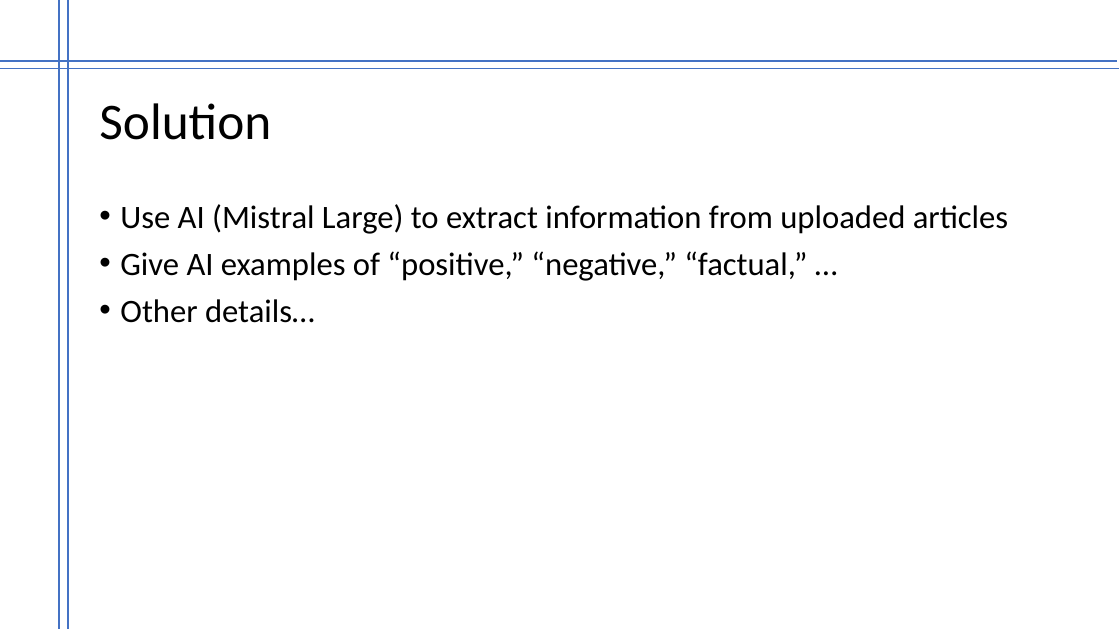
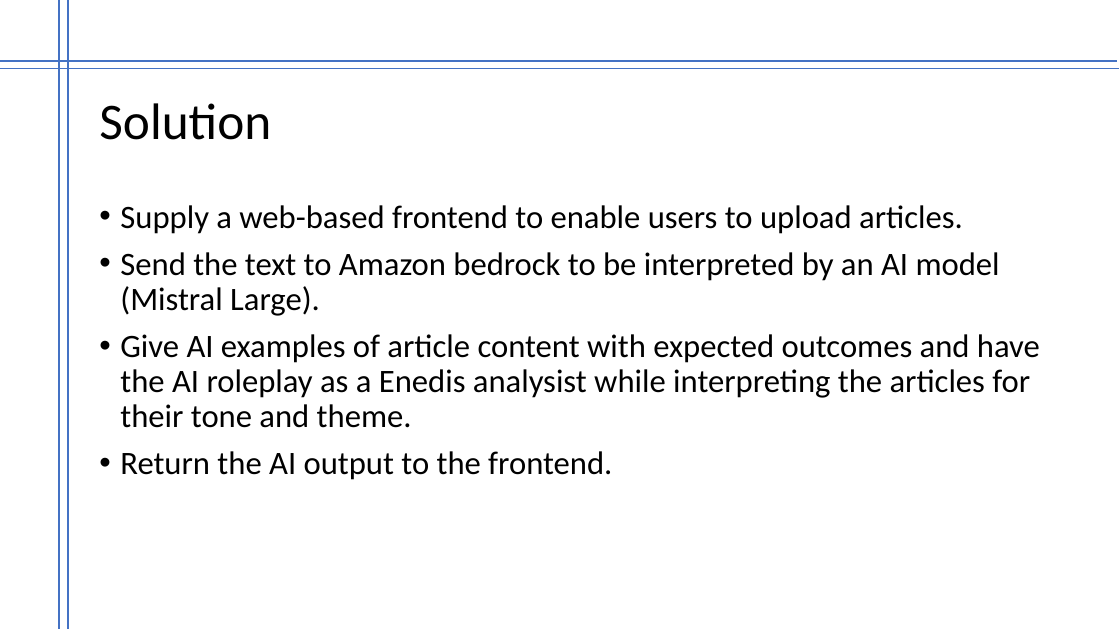
Before and after one commit to mevonuk/aihack, a slide deck: slide 4 of aihack.pptx. Drawn at 1120x630 pixels with LibreOffice and Linux fonts; fonts in the diff are those of the drawing. Boxes give left, top, right and bottom in pixels: in the first picture for what was removed or moved away, otherwise in the second. Text is boxed around its words. In the diff, an @@ line names an element or a change of style, - is before the commit and + after.

```diff
--- a/aihack.pptx
+++ b/aihack.pptx
@@ text at bbox=[120, 205, 1040, 480]: text changed @@
-• Use AI (Mistral Large) to extract information from uploaded articles
-• Give AI examples of “positive,” “negative,” “factual,” …
-• Other details…
+• Supply a web-based frontend to enable users to upload articles.
+• Send the text to Amazon bedrock to be interpreted by an AI model (Mistral Large).
+• Give AI examples of article content with expected outcomes and have the AI roleplay as a Enedis analysist while interpreting the articles for their tone and theme.
+• Return the AI output to the frontend.
```
Also in this commit, not shown: 2 other slides changed, 1 slide added, 1 slide removed.
